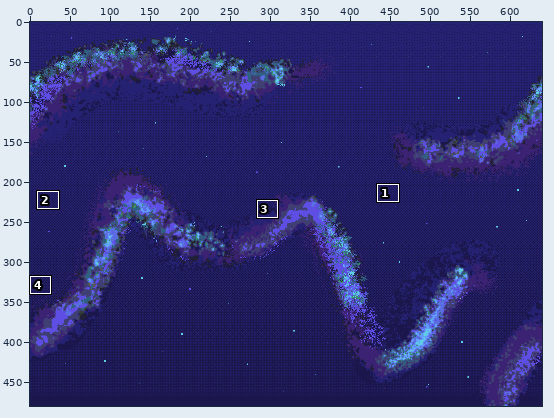
File history of a pixel-art file, assets/starfield.aseprite. Above, an overview of the earlier version with the close-up marked.
Close-up. Before the commit:
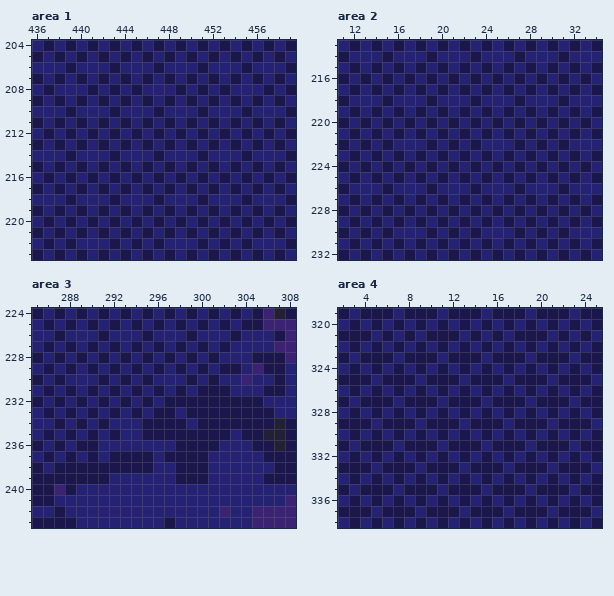
640x480 pixels, 1 frame. Shown: area 1: x 436..459, y 204..223; area 2: x 11..34, y 213..232; area 3: x 285..308, y 224..243; area 4: x 2..25, y 319..338. The commit also changed other parts of the picture, which this record leaves out.
After:
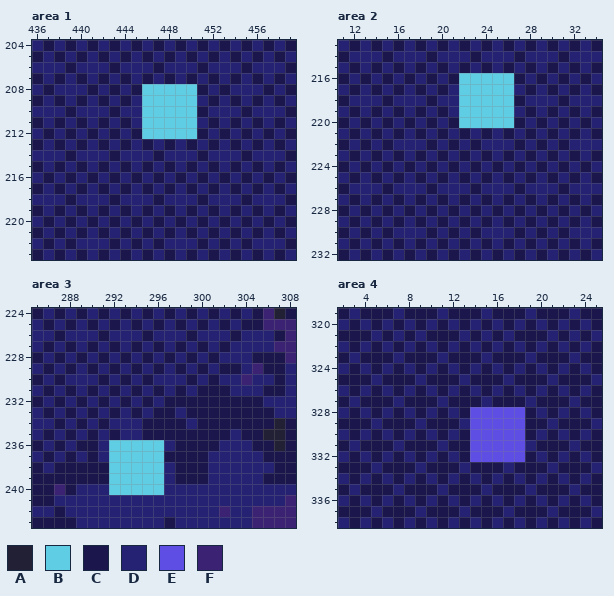
Palette (. is transparent): A #222034  B #5fcde4  C #1b174d  D #252273  E #5f4ee4  F #3b2273
What changed:
layer "parallax1" added
--- area 1, layer "parallax1"
@@ x 444..452 @@
 207 CDCDCDCDC
-208 DCDDDCDCD
-209 CDCDCDCDC
-210 DDDCDDDCD
-211 CDCDCDCDC
-212 DCDCDCDCD
+208 DCBBBBBCD
+209 CDBBBBBDC
+210 DDBBBBBCD
+211 CDBBBBBDC
+212 DCBBBBBCD
 213 CDCDCDCDC
--- area 2, layer "parallax1"
@@ x 20..28 @@
 215 CDCDCDCDC
-216 DCDCDCDCD
-217 CDCDCDCDC
-218 DDDCDDDCD
-219 CDCDCDCDC
-220 DCDCDCDCD
+216 DCBBBBBCD
+217 CDBBBBBDC
+218 DDBBBBBCD
+219 CDBBBBBDC
+220 DCBBBBBCD
 221 CDCDCDCDC
--- area 3, layer "parallax1"
@@ x 290..298 @@
 235 CDCDDCCCC
-236 CDDDDDDDC
-237 CDCCCCDCC
-238 CCCCCCDDC
-239 CCDDDDDDC
-240 DDDDDDDDD
+236 CDBBBBBDC
+237 CDBBBBBCC
+238 CCBBBBBDC
+239 CCBBBBBDC
+240 DDBBBBBDD
 241 DDDDDDDDD
--- area 4, layer "parallax1"
@@ x 12..20 @@
 327 CCCDCCCDC
-328 DCDCDCDCD
-329 CDCCCDCCC
-330 DCDCDCDCD
-331 CCCDCCCDC
-332 DCDCDCDCD
+328 DCEEEEECD
+329 CDEEEEECC
+330 DCEEEEECD
+331 CCEEEEEDC
+332 DCEEEEECD
 333 CDCCCDCCC
Boxes around the changes in both close-ups, in picture pixels (x1, y1, x2, y2):
changed: (142, 84, 197, 139)
changed: (459, 73, 514, 128)
changed: (109, 440, 164, 495)
changed: (470, 407, 525, 462)
